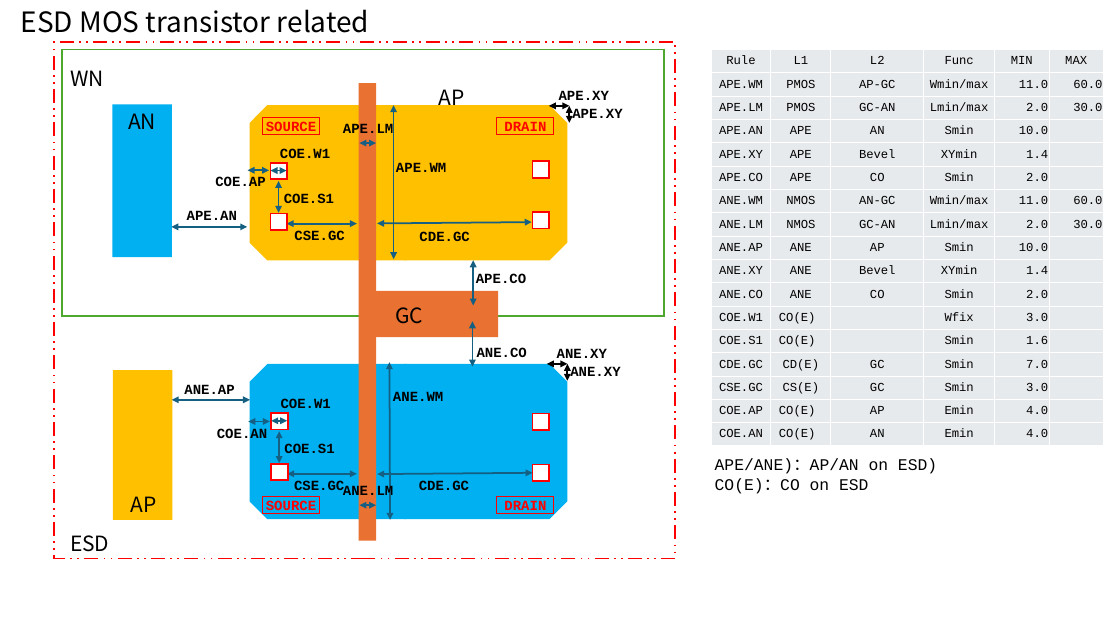
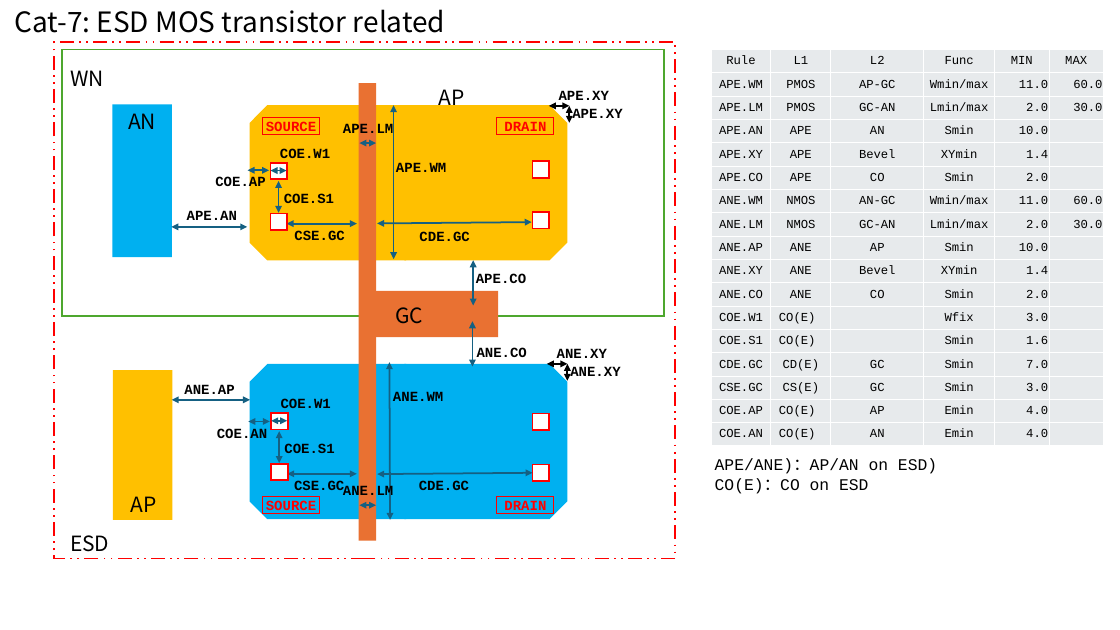
Before and after one commit to H-Ojiro/TR-1um, a slide deck: slide 9 of Document/TR-1um_DRC_summary.pptx. Drawn at 1120x630 pixels with LibreOffice and Linux fonts; fonts in the diff are those of the drawing; background and template pictures are left out. Boxes give left, top, right and bottom in pixels: in the first picture for what was removed or moved away, otherwise in the second. Text is boxed around its words. In the diff, an @@ line names an element or a change of style, - is before the commit and + after.

```diff
--- a/Document/TR-1um_DRC_summary.pptx
+++ b/Document/TR-1um_DRC_summary.pptx
@@ text at box(14, 9, 445, 33): text changed @@
-ESD MOS transistor related
+Cat-7: ESD MOS transistor related
```
Also in this commit, not shown: 9 other slides changed, 4 other files.
